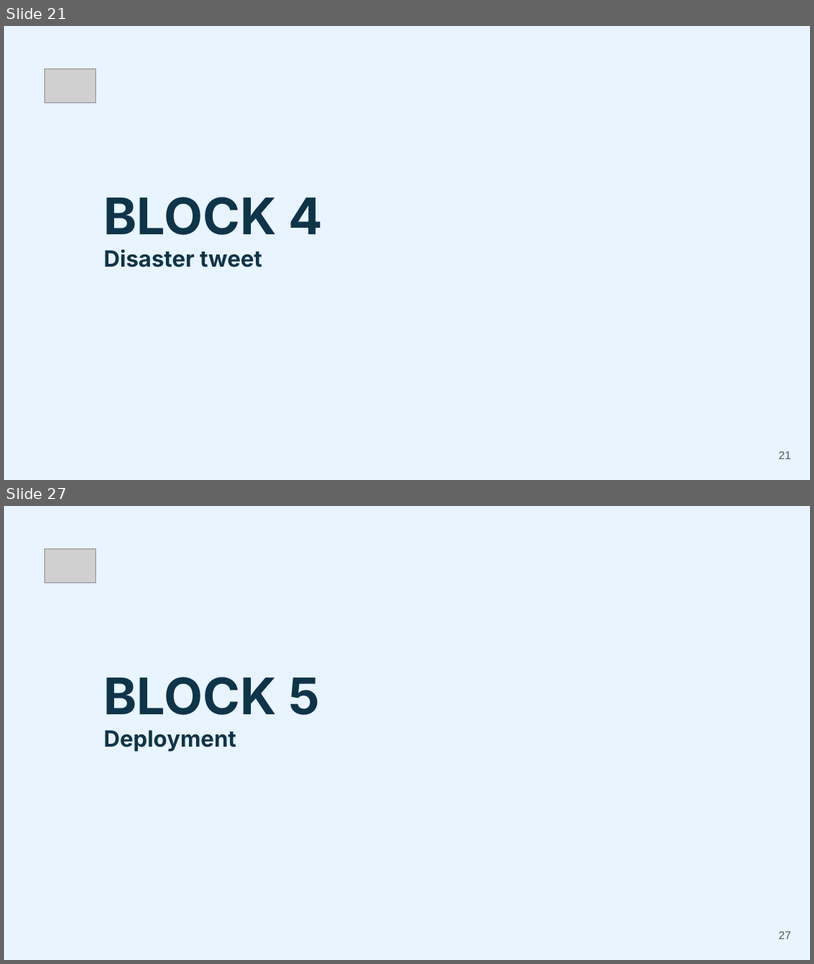
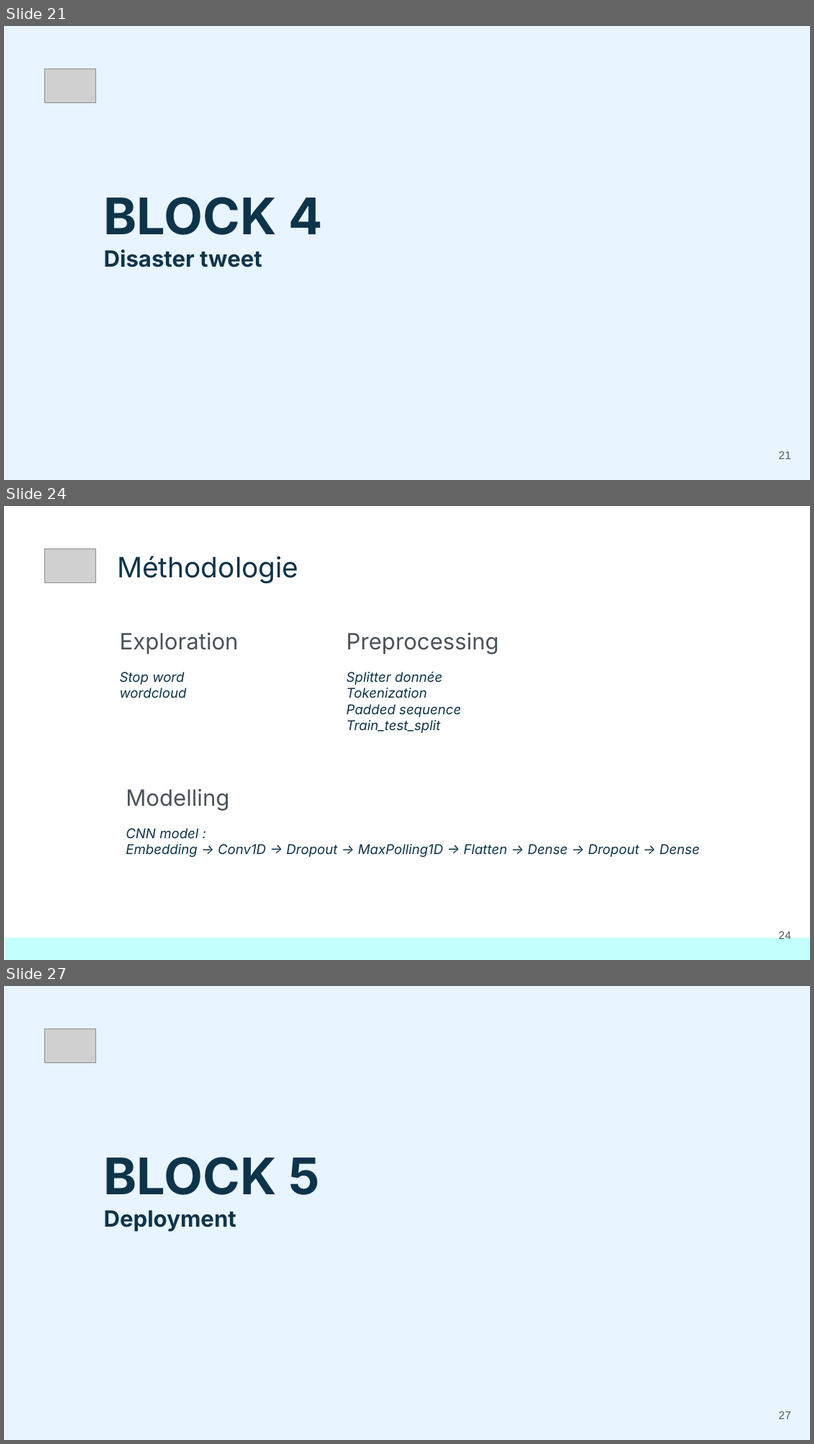
Before and after one commit to MKrouma/Jedha_Presentation, a slide deck: Jedha_certification.pptx. Shown one above the other, each under a label of ours: slides 21 and 27 before the commit, slides 21, 24 and 27 after it; the slides between them are not shown. The pictures are 814x964 and 814x1444 pixels, drawn with LibreOffice and Linux fonts; fonts in the diff are those of the drawing; grey boxes stand for pictures. Boxes give left, top, right and bottom in pixels: in the first picture for what was removed or moved away, otherwise in the second. Text is boxed around its words. In the diff, an @@ line names an element or a change of style, - is before the commit and + after.

```diff
--- a/Jedha_certification.pptx
+++ b/Jedha_certification.pptx
@@ slide 24 added at box(4, 506, 810, 960), background #FFFFFF @@
@@ picture added at box(45, 548, 96, 582) @@
@@ title added at box(117, 556, 298, 584), 25 pt, text #0E3449 @@
+Méthodologie
@@ title added at box(120, 632, 239, 654), 20 pt, text #4B5258 @@
+Exploration
@@ title added at box(347, 632, 499, 654), 20 pt, text #4B5258 @@
+Preprocessing
@@ title added at box(120, 672, 187, 698), 12 pt, text #0E3449, italic @@
+Stop word
+wordcloud
@@ title added at box(347, 671, 461, 733), 12 pt, text #0E3449, italic @@
+Splitter donnée
+Tokenization
+Padded sequence
+Train_test_split
@@ title added at box(126, 788, 229, 811), 20 pt, text #4B5258 @@
+Modelling
@@ title added at box(126, 828, 700, 857), 12 pt, text #0E3449, italic @@
+CNN model :
+Embedding → Conv1D → Dropout → MaxPolling1D → Flatten → Dense → Dropout → Dense
@@ rectangle added at box(5, 937, 810, 959), fill #C3FFFC @@
@@ page number added at box(779, 929, 791, 939), 10 pt, text #595959 @@
+24
```
Also in this commit, not shown: 2 slides changed, 3 other slides added, 4 slides removed.
